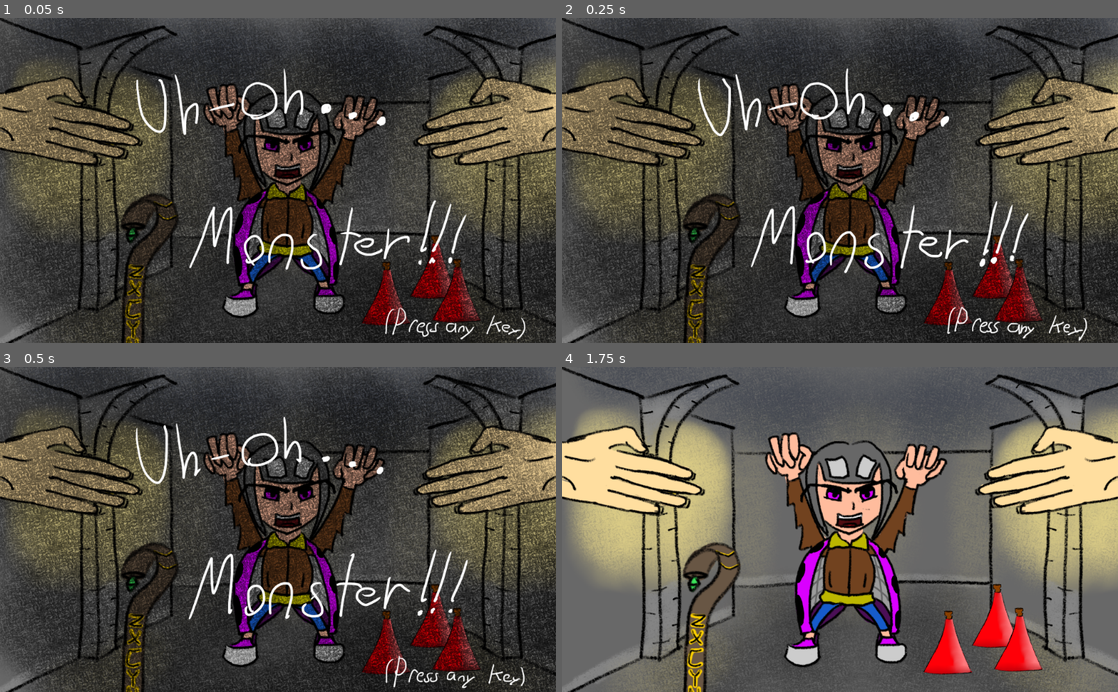
Above: before the commit, frames 1-4 (two rows, left to right).
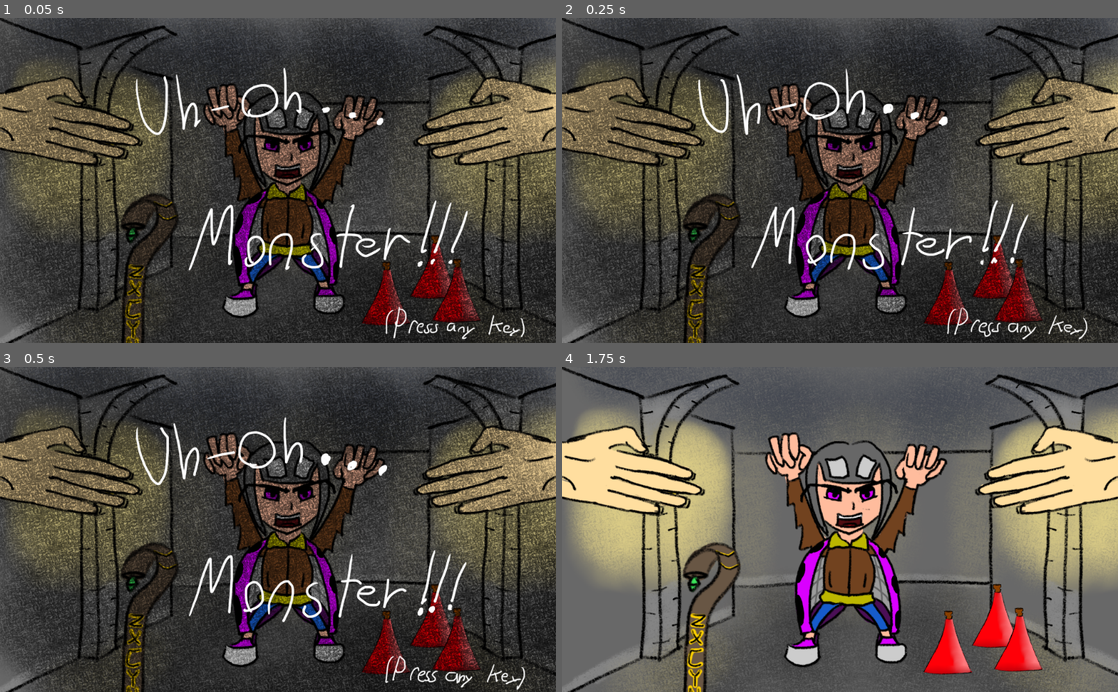
Above: after the commit, the same moments.

Repository: HumbleSolipsist/gmtk-hand-game
Game: Godot game, scene res://World.tscn
The game is run twice, just before and just after one commit, with the same random seed, the same clock (stepped at 60 frames per second) and the same inputs.
Inputs (mouse positions are in pixels of both pictures, inside the frame that each line leads up to):
- Up to frame 1 (0.05 s): no input
- Up to frame 2 (0.25 s): no input
- Up to frame 3 (0.5 s): no input
- Up to frame 4 (1.75 s): tap Enter at 0.5 s; move the mouse to (962, 513) at 0.52 s; click (962, 513) at 0.67 s; tap Space at 1.25 s; move the mouse to (728, 545) at 1.27 s; click (728, 545) at 1.42 s

The runs differ from the first frame. In frame 1, 2.7% of the frame differs, in the area x 24-95%, y 15-99%; in frame 2, 2.8%; in frame 3, 3.1%, in the area x 24-95%, y 15-100%; in frame 4, nothing differs.

Commit message:
Add code for blood-splatter, currently uses wood instead of blood.

Diff:
--- a/LeftHand.gd
+++ b/LeftHand.gd
@@ -107,11 +107,14 @@
 	self.follow_mouse = false
 	self.mouse_hover = false
 	self.dead = true
+
 	self.closed_hitbox.set_deferred("disabled", true)
 	self.open_hitbox.set_deferred("disabled", true)
 	self.thumb_hitbox.set_deferred("disabled", true)
 	$bone/bone_hitbox.set_deferred("disabled", true)
 
+	get_node("/root/world").blood_splat($bone.get_global_transform().get_origin()) #+ self.position)
+
 func _on_bone_area_entered(area):
 	if area.name == self.tear_spot_name:
 		self.fall_off()
--- a/World.gd
+++ b/World.gd
@@ -13,6 +13,12 @@
 func _ready():
 	randomize()
 	pass
+
+func blood_splat(location):
+	for i in range(1, 15):
+		var blood_drop = load("res://blood_drop.tscn").instance()
+		self.add_child(blood_drop)
+		blood_drop.position = location
 
 func make_new_item(path):
 	var new_item = load(path).instance()
--- a/World.tscn
+++ b/World.tscn
@@ -152,19 +152,20 @@
 [node name="slide1" type="AnimatedSprite" parent="opening_screen"]
 visible = false
 frames = SubResource( 5 )
-frame = 1
 playing = true
 centered = false
 
 [node name="slide2" type="AnimatedSprite" parent="opening_screen"]
 visible = false
 frames = SubResource( 6 )
+frame = 2
 playing = true
 centered = false
 
 [node name="slide3" type="AnimatedSprite" parent="opening_screen"]
 visible = false
 frames = SubResource( 7 )
+frame = 1
 playing = true
 centered = false
 
@@ -176,7 +177,7 @@
 
 [node name="slide" type="AnimatedSprite" parent="end_screen"]
 frames = SubResource( 8 )
-frame = 2
+frame = 1
 playing = true
 centered = false
 
--- /dev/null
+++ b/blood_drop.gd
@@ -0,0 +1,12 @@
+extends Node2D
+
+var velocity
+
+func _ready():
+	velocity = Vector2(rand_range(-10, 10), rand_range(-20, 0))
+	var size = rand_range(0.4, 1)
+	scale = Vector2(size, size)
+
+func _physics_process(delta):
+	position += velocity
+	velocity += Vector2(0, 0.5)
--- /dev/null
+++ b/blood_drop.tscn
@@ -0,0 +1,12 @@
+[gd_scene load_steps=3 format=2]
+
+[ext_resource path="res://blood_drop.gd" type="Script" id=1]
+[ext_resource path="res://assets/items/plank/wood-plank.jpg" type="Texture" id=2]
+
+[node name="blood_drop" type="Node2D"]
+script = ExtResource( 1 )
+
+[node name="wood-plank" type="Sprite" parent="."]
+position = Vector2( -5.1355, 8.36865 )
+scale = Vector2( 0.1, 1 )
+texture = ExtResource( 2 )
--- a/left_hand.tscn
+++ b/left_hand.tscn
@@ -32,37 +32,32 @@
 texture = ExtResource( 2 )
 
 [node name="arm_closed_bottom" type="Sprite" parent="."]
-visible = false
 position = Vector2( 22.409, -382.414 )
 rotation = 1.5708
 texture = ExtResource( 3 )
 
 [node name="arm_closed_top" type="Sprite" parent="."]
-visible = false
 position = Vector2( -3.335, 60.077 )
 rotation = 1.5708
 z_index = 2
 texture = ExtResource( 4 )
 
 [node name="open_hand_hitbox" type="CollisionShape2D" parent="."]
-visible = false
 position = Vector2( -3.302, 27.192 )
 shape = SubResource( 1 )
 
 [node name="thumb_hitbox" type="CollisionShape2D" parent="."]
-visible = false
 position = Vector2( 65.763, 21.14 )
 shape = SubResource( 2 )
 
 [node name="closed_hand_hitbox" type="CollisionShape2D" parent="."]
-visible = false
 position = Vector2( 0, -20 )
 shape = SubResource( 3 )
 
 [node name="bone" type="Area2D" parent="."]
+position = Vector2( 102.244, -1003.5 )
 
 [node name="bone_hitbox" type="CollisionShape2D" parent="bone"]
-position = Vector2( 102.244, -1003.5 )
 shape = SubResource( 4 )
 
 [node name="tear_sound" type="AudioStreamPlayer" parent="."]
